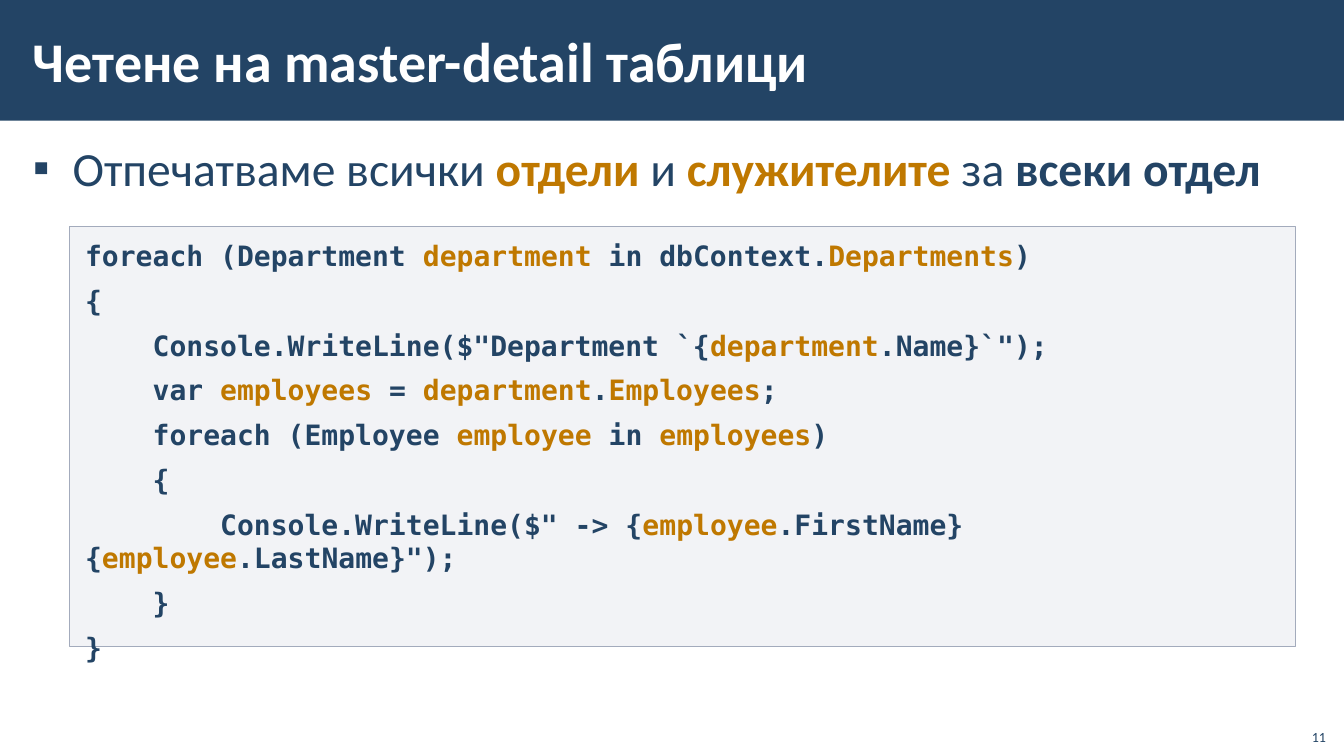
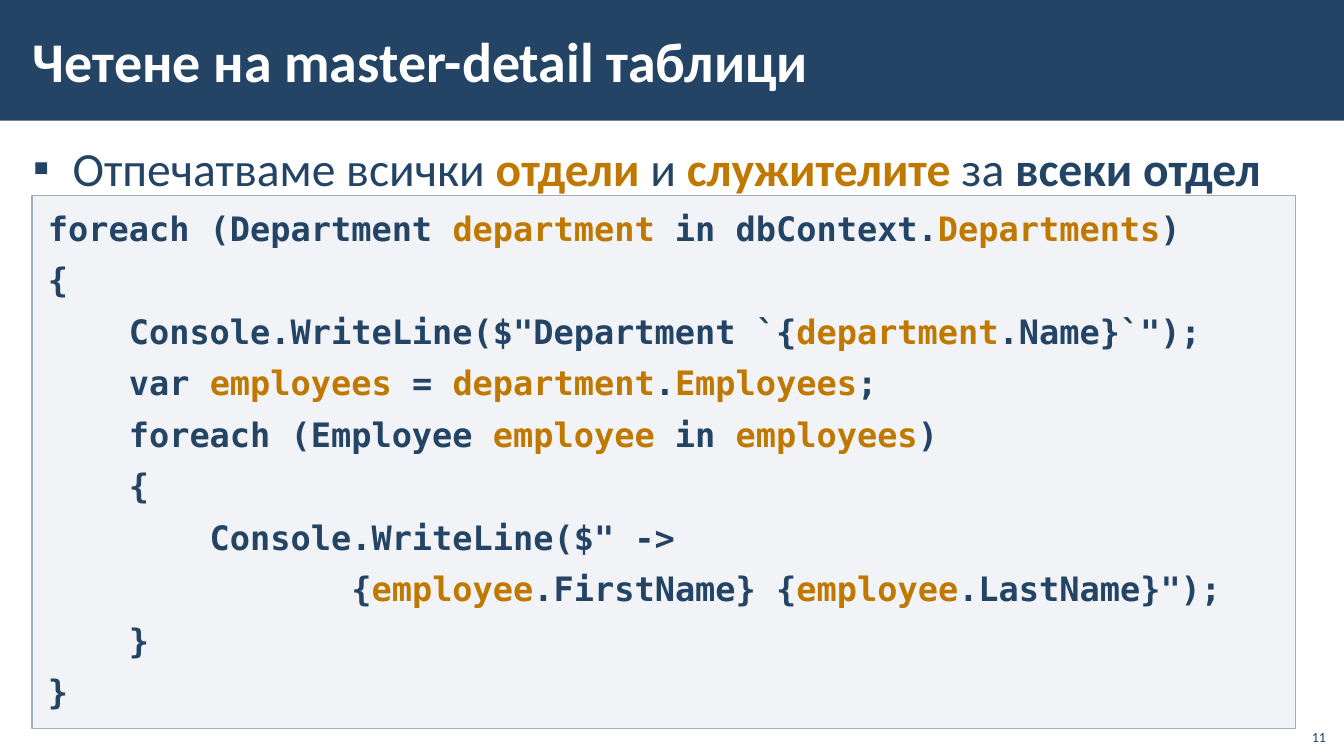
Before and after one commit to BG-IT-Edu/School-Programming, a slide deck: slide 11 of Courses/Software-Sciences/Module-4-Information-Systems-New/08-Navigation-between-Tables/08-Navigation-between-Tables.pptx. Drawn at 1344x756 pixels with LibreOffice and Linux fonts; fonts in the diff are those of the drawing; background and template pictures are left out. Boxes give left, top, right and bottom in pixels: in the first picture for what was removed or moved away, otherwise in the second. Text is boxed around its words. In the diff, an @@ line names an element or a change of style, - is before the commit and + after.

```diff
--- a/Courses/Software-Sciences/Module-4-Information-Systems-New/08-Navigation-between-Tables/08-Navigation-between-Tables.pptx
+++ b/Courses/Software-Sciences/Module-4-Information-Systems-New/08-Navigation-between-Tables/08-Navigation-between-Tables.pptx
@@ rectangle "foreach (Department department in dbContext.Departments)": place and size @@
-rectangle "foreach (Department department in dbContext.Departments)" at box(70, 227, 1297, 647)
+rectangle "foreach (Department department in dbContext.Departments)" at box(32, 196, 1297, 729)
@@ text in rectangle at box(48, 213, 1201, 454): size 20 to 24 pt in "foreach (Department department in dbContext.Departments)", "{", "Console.WriteLine($"Department `{department.Name}`");", "var employees = department.Employees;" and 4 more places @@
@@ text in rectangle at box(210, 522, 1221, 608): text changed; size 20 to 24 pt @@
-Console.WriteLine($" -> {employee.FirstName} {employee.LastName}");
+Console.WriteLine($" ->
+{employee.FirstName} {employee.LastName}");
```
Also in this commit, not shown: 8 other slides changed, 1 slide added.
